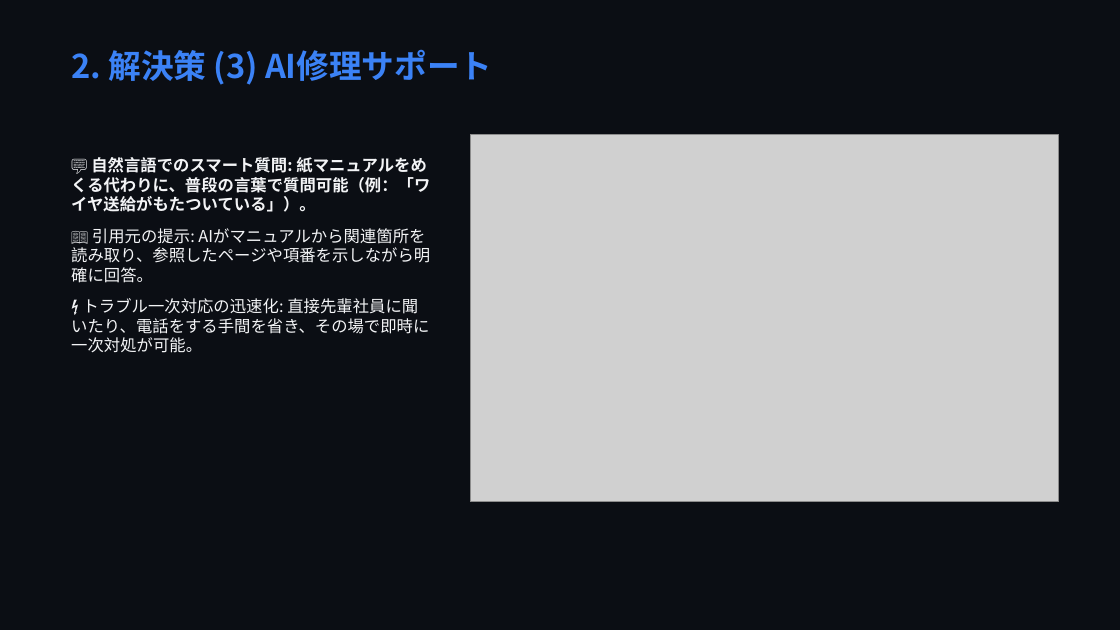
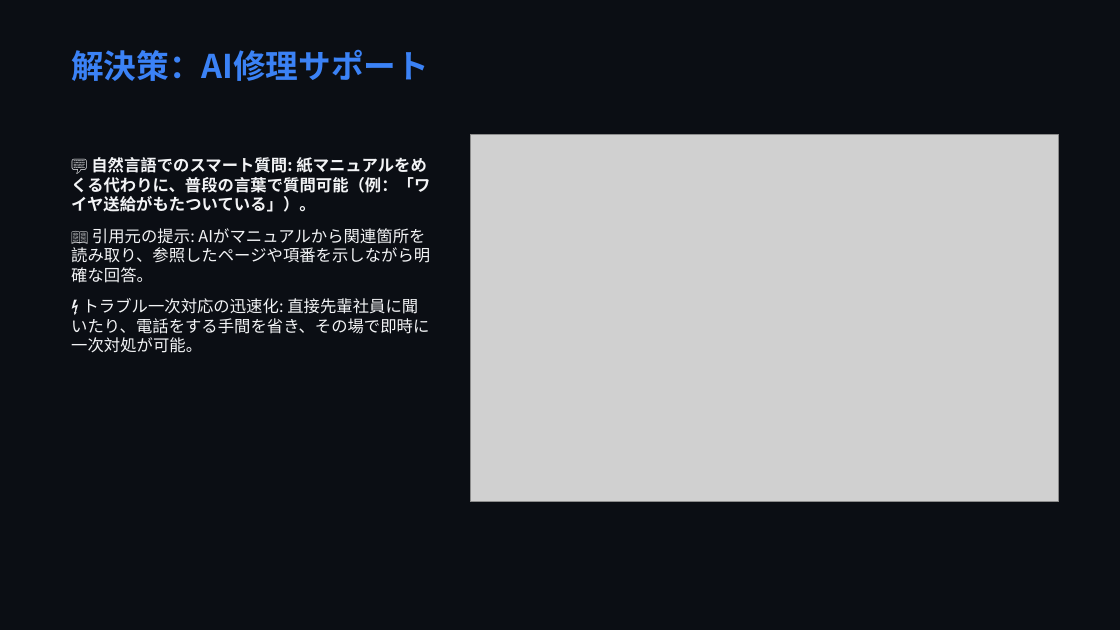
Before and after one commit to markjosephdsgatdula-dotcom/seibi-app-presentation, a slide deck: slide 7 of seibi_presentation.pptx (slide 6 before the commit). Drawn at 1120x630 pixels with LibreOffice and Linux fonts; fonts in the diff are those of the drawing; grey boxes stand for pictures. Boxes give left, top, right and bottom in pixels: in the first picture for what was removed or moved away, otherwise in the second. Text is boxed around its words. In the diff, an @@ line names an element or a change of style, - is before the commit and + after.

```diff
--- a/seibi_presentation.pptx
+++ b/seibi_presentation.pptx
@@ text at (71,49,429,81): text changed @@
-2. 解決策 (3) AI修理サポート
+解決策：AI修理サポート
@@ text at (71,228,430,283): text changed @@
-📖 引用元の提示: AIがマニュアルから関連箇所を読み取り、参照したページや項番を示しながら明確に回答。
+📖 引用元の提示: AIがマニュアルから関連箇所を読み取り、参照したページや項番を示しながら明確な回答。
```
Also in this commit, not shown: 6 other slides changed, 2 slides added, 14 other files.
